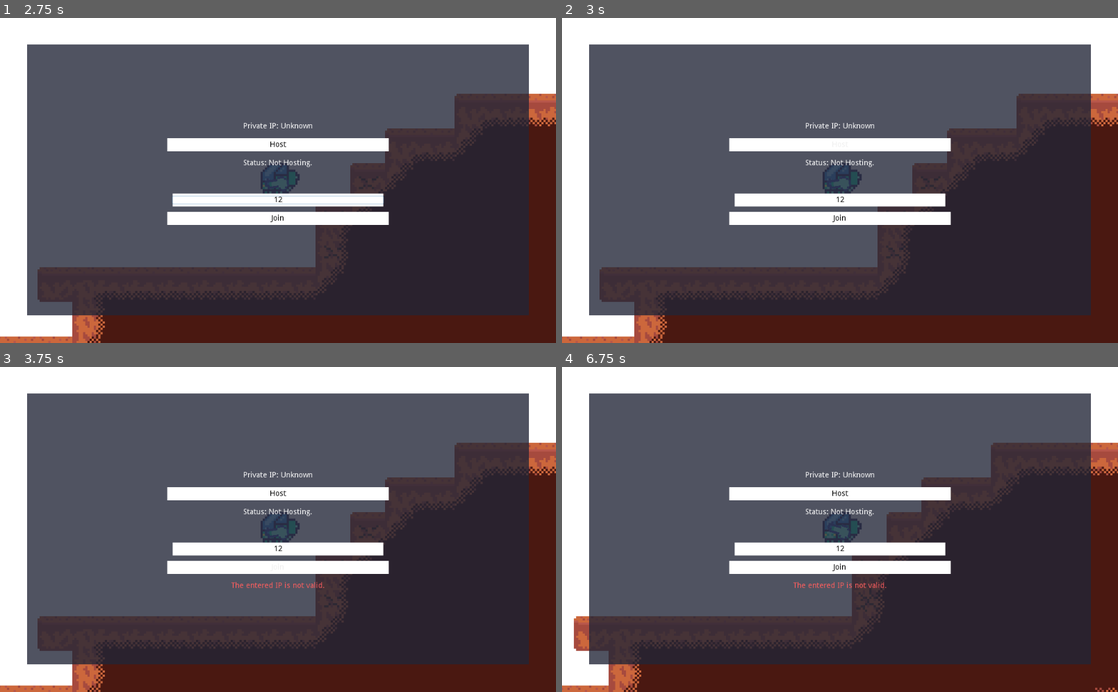
Above: before the commit, frames 1-4 (two rows, left to right).
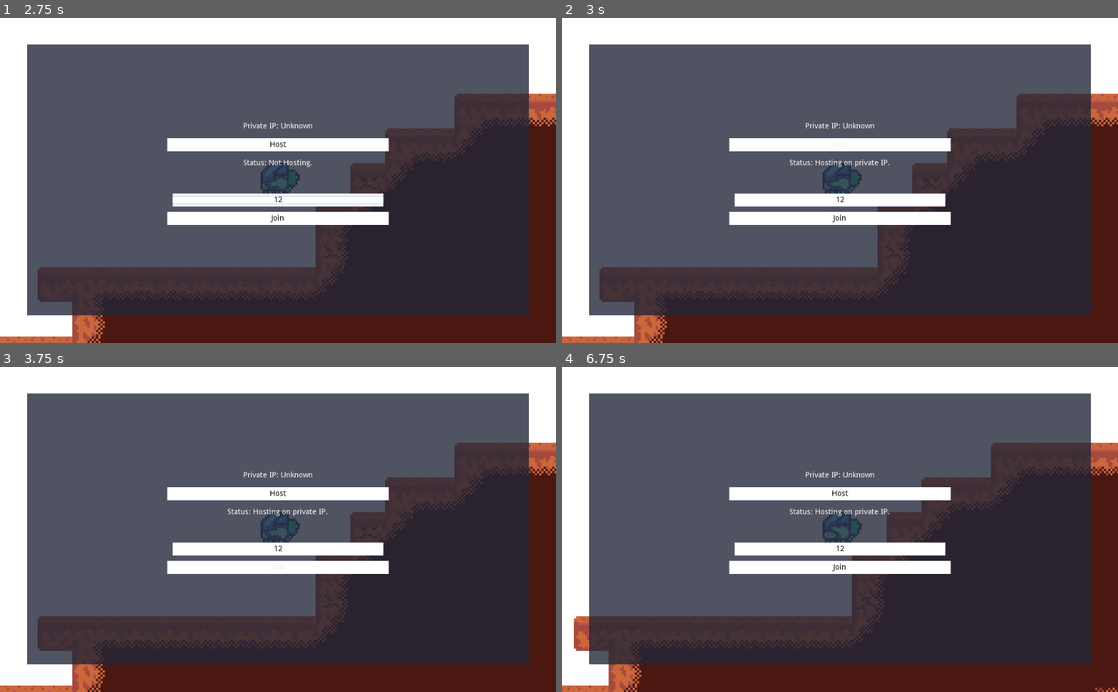
Above: after the commit, the same moments.

Repository: MichaelRRyan/Mecha-Miners
Game: Godot game, scene res://scenes/Gameplay.tscn
Two runs of this game, one before a commit and one after it. Both use one fixed random seed, a clock stepped at 60 frames per second and the inputs below.
Inputs (mouse positions are in pixels of both pictures, inside the frame that each line leads up to):
- Up to frame 1 (2.75 s): tap Enter at 0.5 s; move the mouse to (400, 164) at 0.52 s; press the mouse at (400, 164) at 0.53 s; hold D (move_right) 0.53-2 s; tap W (jump) at 0.77, 1.52 s; move the mouse to (166, 196) at 1.27 s; release the mouse at (166, 196) at 1.28 s; tap H (toggle_network_panel) at 1.35 s; click (278, 200) at 2.02 s; type "12" at 2.1 s
- Up to frame 2 (3 s): click "Host" at 2.75 s
- Up to frame 3 (3.75 s): click "Join" at 3.5 s
- Up to frame 4 (6.75 s): move the mouse to (895, 458) at 4.27 s; press the mouse at (895, 458) at 4.28 s; hold A (move_left) 4.28-5.03 s; move the mouse to (812, 594) at 5.02 s; release the mouse at (812, 594) at 5.03 s; hold D (move_right) 5.03-6.53 s; tap H (toggle_network_panel) at 5.1, 6.6 s; tap W (jump) at 5.27, 6.02 s; move the mouse to (1006, 578) at 5.77 s; press the mouse at (1006, 578) at 5.78 s; move the mouse to (673, 480) at 6.52 s; release the mouse at (673, 480) at 6.53 s; hold A (move_left) from 6.53 s (still down)

Frame 1 is identical in both runs. In frame 2, 0.2% of the frame differs, in the area x 41-59%, y 43-46%; in frame 3, 0.3%; in frame 4, 0.3%, in the area x 41-59%, y 43-69%.
Error after the commit: Invalid call. Nonexistent function 'close_server' in base 'Node (Network.gd)'. (res://scripts/NetworkPanel.gd:47)

Commit message:
fixed minor issue

Diff:
--- a/scripts/NetworkPanel.gd
+++ b/scripts/NetworkPanel.gd
@@ -29,7 +29,7 @@
 # -----------------------------------------------------------------------------
 func _on_HostButton_pressed():
 	# If we're already hosting, do nothing.
-	if Network.state != Network.State.Hosting: return
+	if Network.state == Network.State.Hosting: return
 
 	# If we're not offline, close the connection first.
 	if Network.state != Network.State.Offline:
